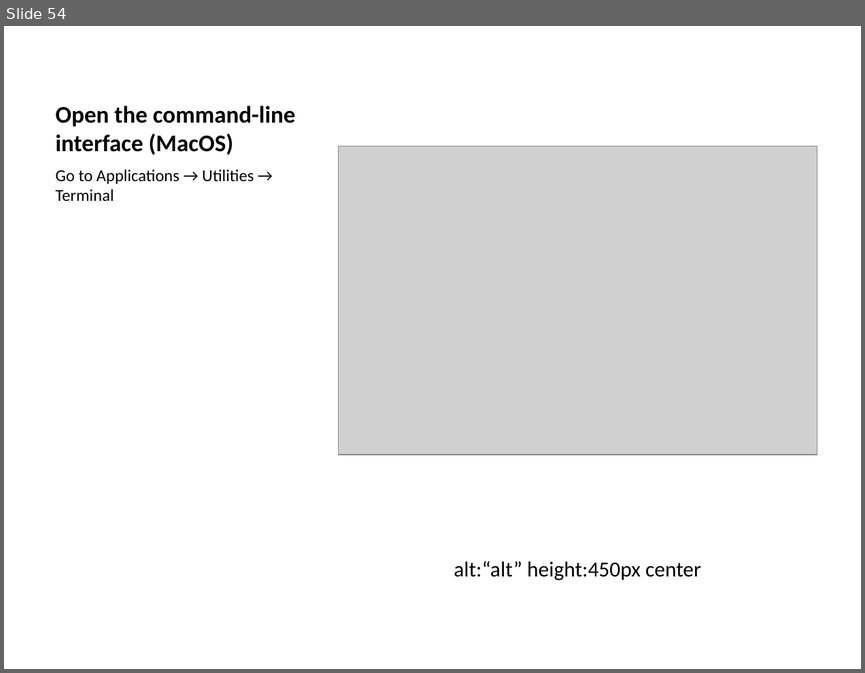
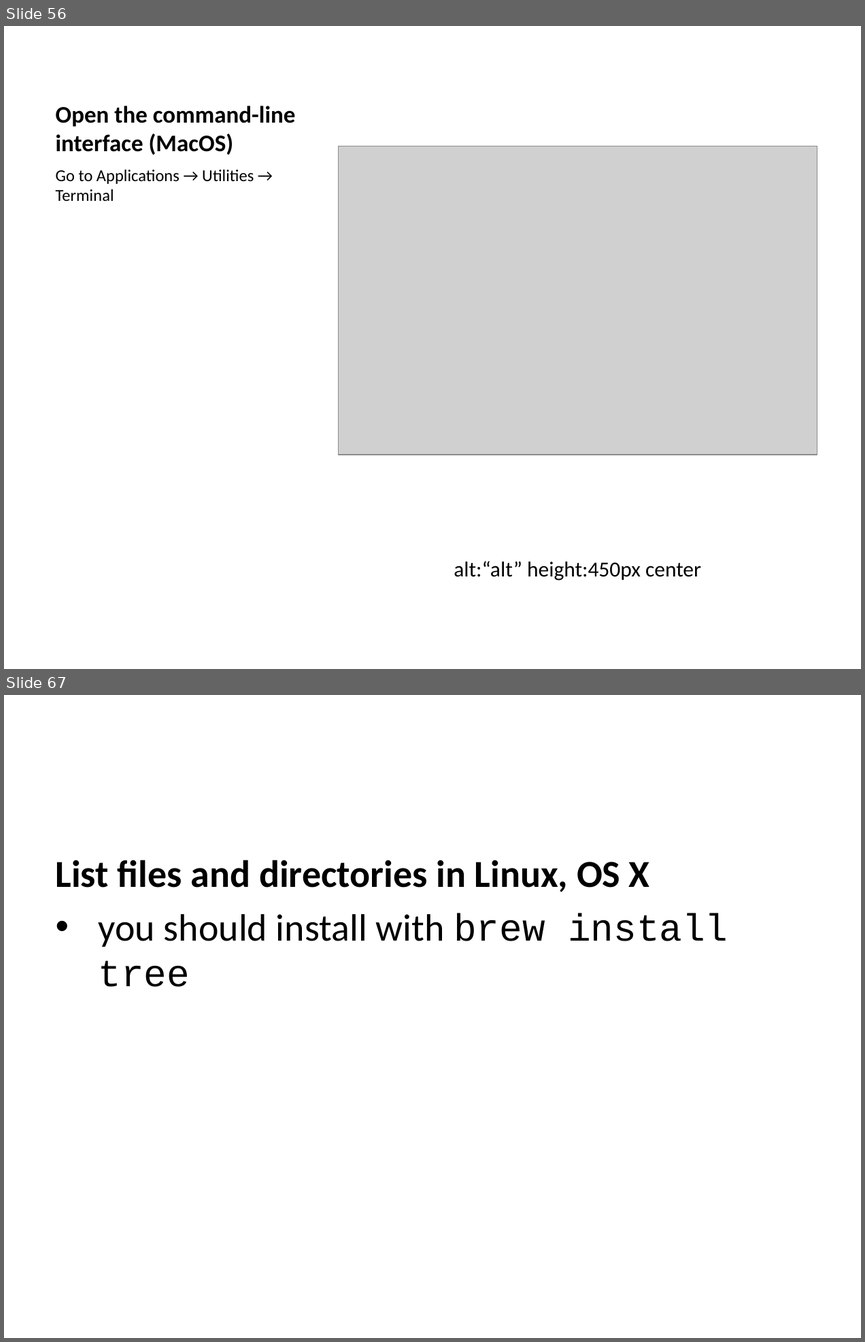
Before and after one commit to ucoruh/ce103-algorithms-and-programming-I, a slide deck: docs/week-1-intro/ce103-week-1-intro.en.md_word.pptx. Shown one above the other, each under a label of ours: slide 54 before the commit, slides 56 and 67 after it; the slides between them are not shown. The pictures are 865x673 and 865x1342 pixels, drawn with LibreOffice and Linux fonts; fonts in the diff are those of the drawing; grey boxes stand for pictures. Boxes give left, top, right and bottom in pixels: in the first picture for what was removed or moved away, otherwise in the second. Text is boxed around its words. In the diff, an @@ line names an element or a change of style, - is before the commit and + after.

```diff
--- a/docs/week-1-intro/ce103-week-1-intro.en.md_word.pptx
+++ b/docs/week-1-intro/ce103-week-1-intro.en.md_word.pptx
@@ slide 67 added at (4, 695, 861, 1338), background #FFFFFF @@
@@ text added at (56, 860, 728, 987), 32 pt, text #000000 @@
+List files and directories in Linux, OS X
+• you should install with brew install tree
@@ what was slide 54 is now slide 56 @@
```
Also in this commit, not shown: 3 slides changed, 94 other slides added, 2 slides removed, 11 other files.
